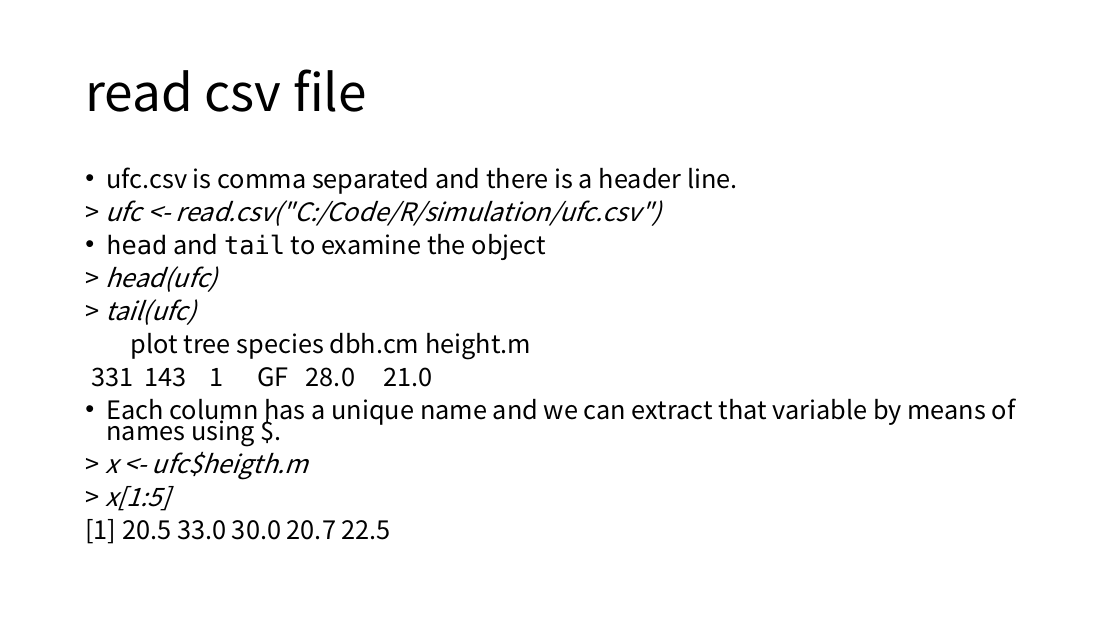
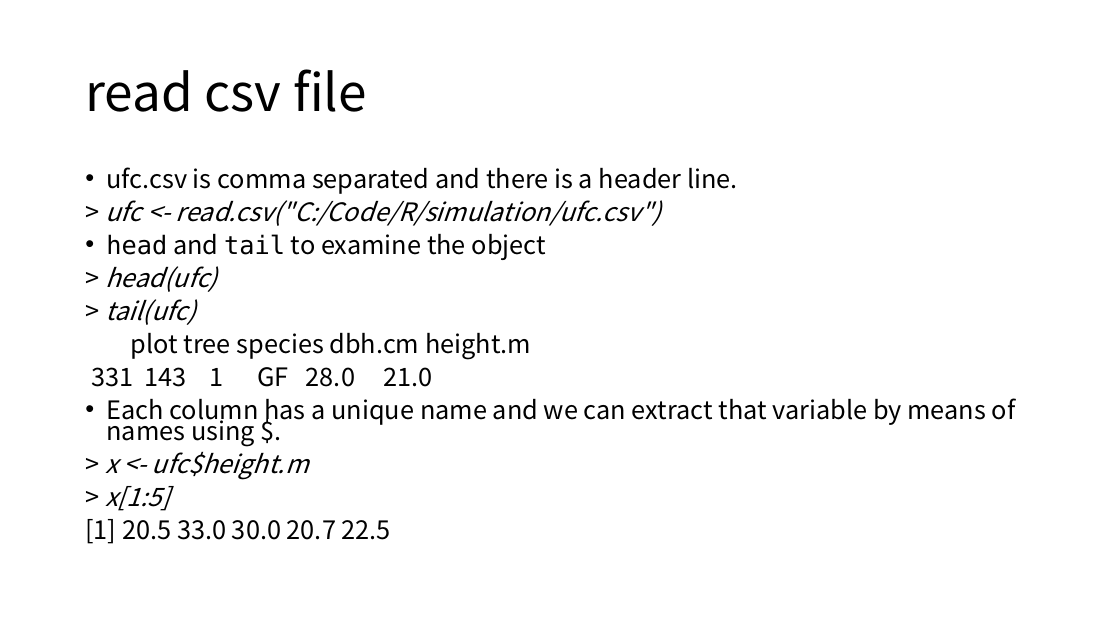
Before and after one commit to ksublee/SSuR, a slide deck: slide 8 of ppt/5.Sophisticated data structures.pptx. Drawn at 1120x630 pixels with LibreOffice and Linux fonts; fonts in the diff are those of the drawing. Boxes give left, top, right and bottom in pixels: in the first picture for what was removed or moved away, otherwise in the second. Text is boxed around its words. In the diff, an @@ line names an element or a change of style, - is before the commit and + after.

```diff
--- a/ppt/5.Sophisticated data structures.pptx
+++ b/ppt/5.Sophisticated data structures.pptx
@@ text at <box>105,446,309,480</box>: text changed @@
-> x <- ufc$heigth.m
+> x <- ufc$height.m
```
Also in this commit, not shown: 2 other slides changed, 1 other file.
